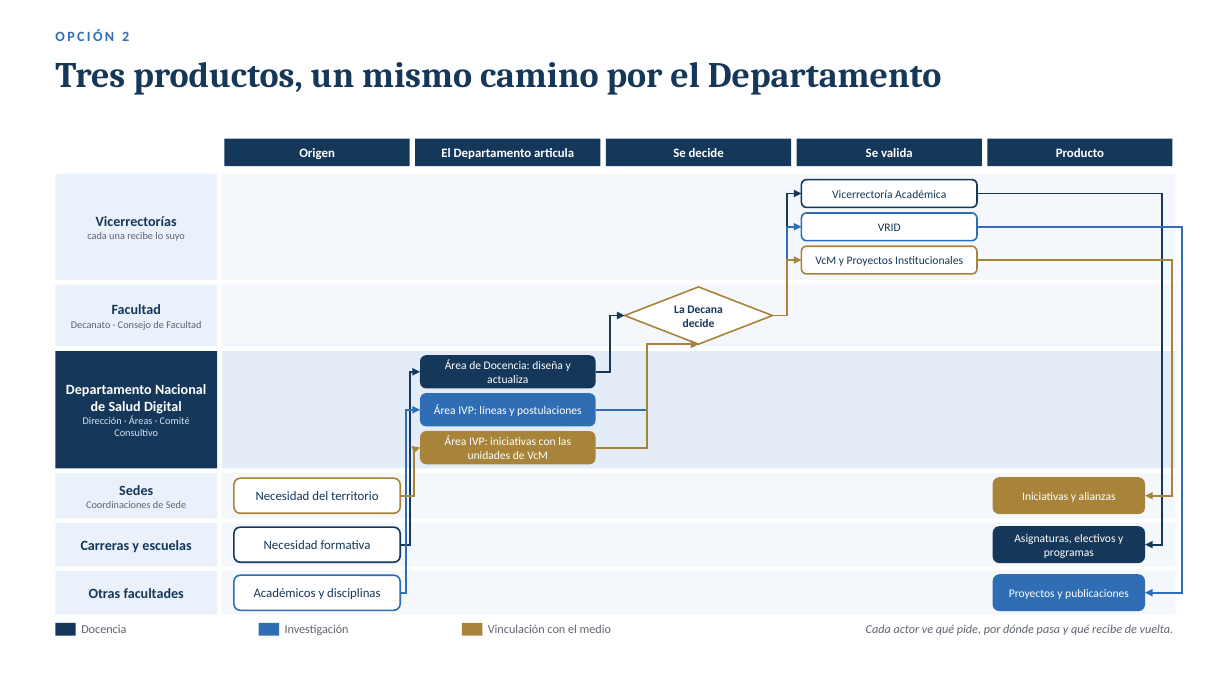
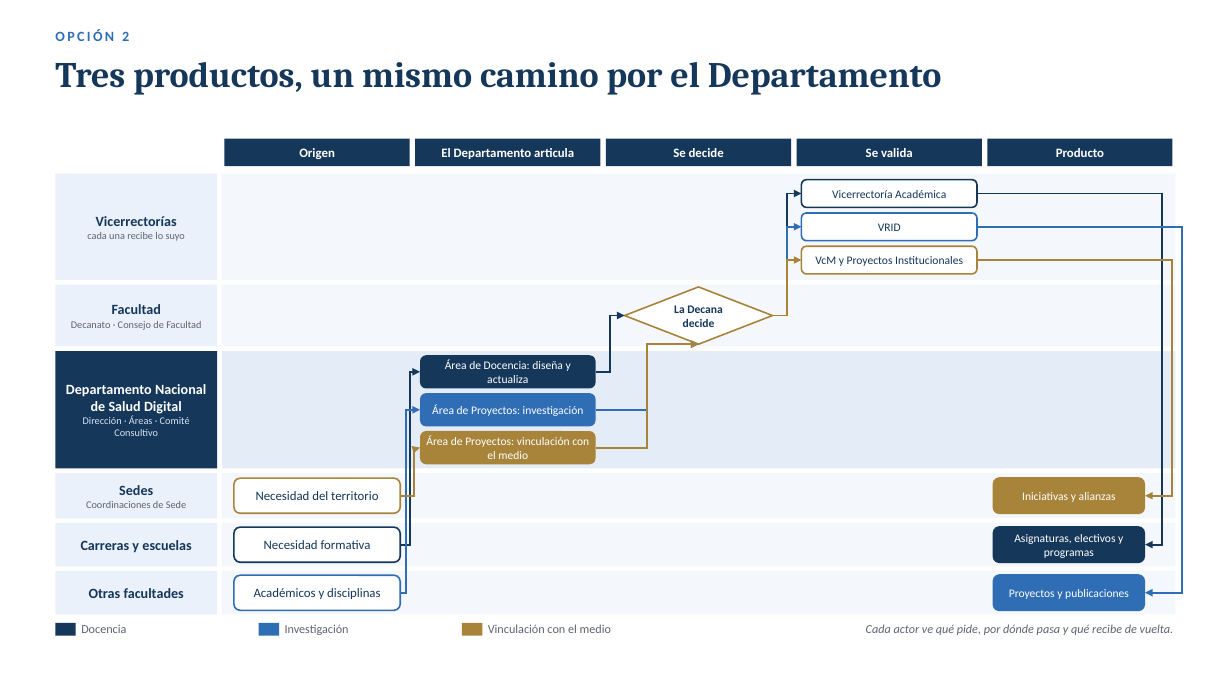
Before and after one commit to estefafro/CFSD, a slide deck: slide 7 of entregables/2026-11-14-presentacion-vicerrector/presentacion-vicerrector.pptx. Drawn at 1232x693 pixels with LibreOffice and Linux fonts; fonts in the diff are those of the drawing; background and template pictures are left out. Boxes give left, top, right and bottom in pixels: in the first picture for what was removed or moved away, otherwise in the second. Text is boxed around its words. In the diff, an @@ line names an element or a change of style, - is before the commit and + after.

```diff
--- a/entregables/2026-11-14-presentacion-vicerrector/presentacion-vicerrector.pptx
+++ b/entregables/2026-11-14-presentacion-vicerrector/presentacion-vicerrector.pptx
@@ text in rounded rectangle at (432, 404, 584, 416): text changed @@
-Área IVP: líneas y postulaciones
+Área de Proyectos: investigación
@@ text in rounded rectangle at (426, 435, 589, 459): text changed @@
-Área IVP: iniciativas con las unidades de VcM
+Área de Proyectos: vinculación con el medio
```
Also in this commit, not shown: 9 other slides changed, 3 other files.
